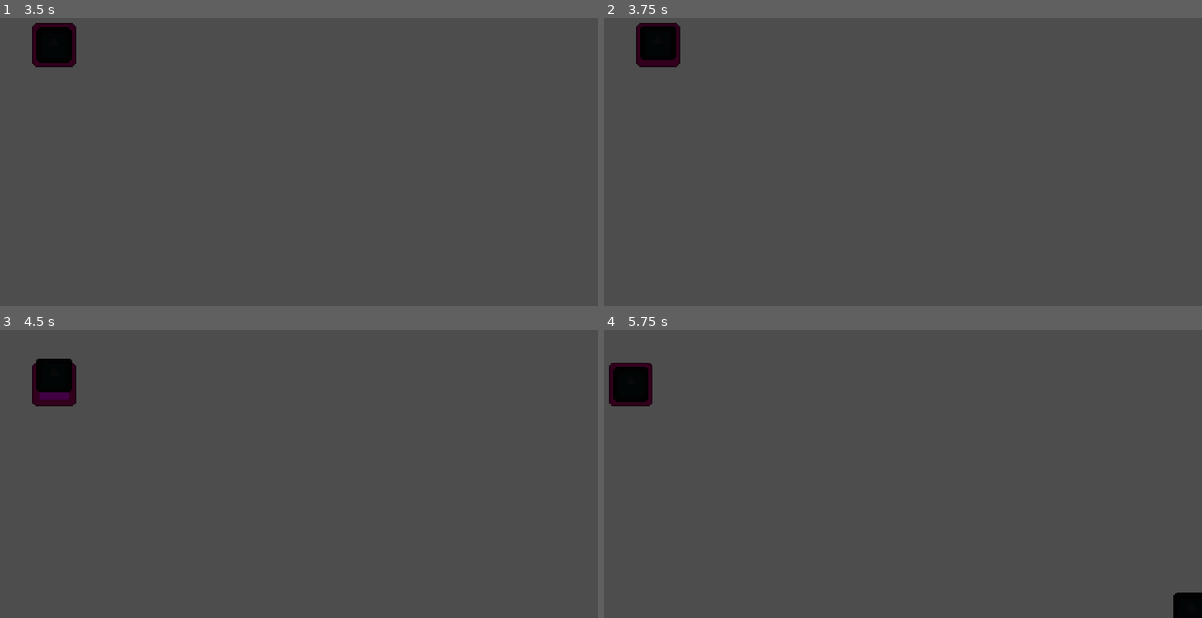
Above: before the commit, frames 1-4 (two rows, left to right).
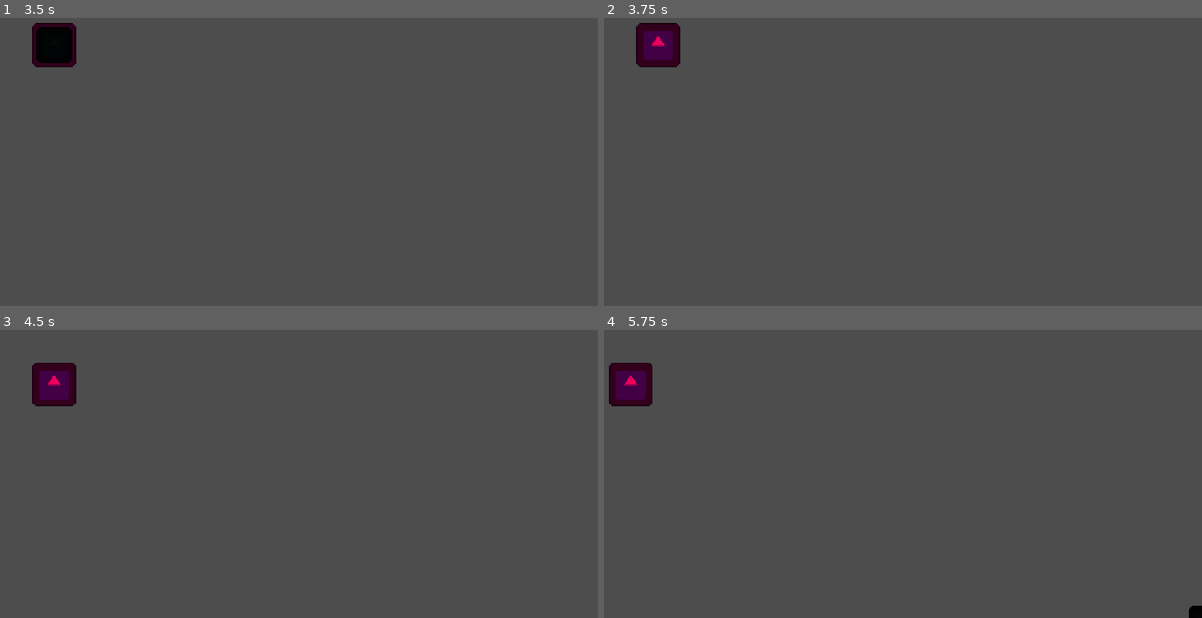
Above: after the commit, the same moments.

Repository: wall-daniel/AbyssalPixelJam9
Game: Godot game, scene res://Scenes/game.tscn
Two runs of this game, one before a commit and one after it. Both use one fixed random seed, a clock stepped at 60 frames per second and the inputs below. The engine's default icon, where the game draws it, is replaced by a stand-in: a white triangle on a blue panel in a dark square.
Inputs:
- Up to frame 1 (3.5 s): hold Right (p1-right) 0.53-1.28 s; tap one key every 0.75 s from 0.6 s: S (p2-down) A (p2-left) D (p2-right) W (p2-up); hold Down (p1-down) 1.28-2.03 s; hold Right (p1-right) 2.03-2.78 s; hold Up (p1-up) from 2.78 s (still down)
- Up to frame 2 (3.75 s): tap Enter at 3.5 s; release Up (p1-up) at 3.53 s; hold Left (p1-left) from 3.53 s (still down); tap Space (zap) at 3.6 s
- Up to frame 3 (4.5 s): keep holding Left (p1-left); tap Space (zap) at 4.25 s; tap S (p2-down) at 4.35 s
- Up to frame 4 (5.75 s): release Left (p1-left) at 5.03 s; hold Down (p1-down) from 5.03 s (still down); tap A (p2-left) at 5.1 s

Frame 1 is identical in both runs. In frame 2, 0.7% of the frame differs, in the area x 6-13%, y 2-15%; in frame 3, 0.7%; in frame 4, 1.0%, in the area x 1-100%, y 12-100%.
Error before the commit: Invalid access to property or key 'shape' on a base object of type 'Sprite2D'. (res://Scripts/game.gd:10)

Commit message:
change

Diff:
--- a/Scenes/lightning.tscn
+++ b/Scenes/lightning.tscn
@@ -1,6 +1,5 @@
-[gd_scene load_steps=4 format=3 uid="uid://c6u6xho23jt0s"]
+[gd_scene load_steps=3 format=3 uid="uid://c6u6xho23jt0s"]
 
-[ext_resource type="Texture2D" uid="uid://cdsems6iss51d" path="res://Assets/icon.svg" id="1_4wokx"]
 [ext_resource type="Script" path="res://Scripts/lightning.gd" id="1_eadsk"]
 
 [sub_resource type="SegmentShape2D" id="SegmentShape2D_6rthv"]
@@ -9,11 +8,6 @@
 collision_mask = 4
 script = ExtResource("1_eadsk")
 
-[node name="Icon" type="Sprite2D" parent="."]
-position = Vector2(-3.8147e-06, 5)
-scale = Vector2(0.0234375, 0.078125)
-texture = ExtResource("1_4wokx")
-
 [node name="CollisionShape2D" type="CollisionShape2D" parent="."]
 shape = SubResource("SegmentShape2D_6rthv")
 
--- a/Scripts/enemy.gd
+++ b/Scripts/enemy.gd
@@ -18,7 +18,10 @@
 
 	return closest_player.global_position
 
+func death():
+	queue_free()
+
 func hit():
 	health -= 1
 	if health == 0:
-		queue_free()
+		death()
